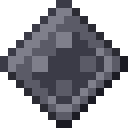
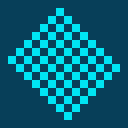
Comparing the layer stacks of the two 128x128 images. Changes:
added layer "Layer #2" (color) above "Layer #1" over [8, 8, 120, 120]
added layer "Layer #1" (hue) above "Layer copy" over [0, 0, 128, 128]
added layer "Layer copy" (saturation, 40%) above "Layer" over [0, 0, 128, 128]
added layer "Layer" (multiply, 50%) above "IronPlate copy" over [0, 0, 128, 128]
added layer "IronPlate copy" above "CrystalSteelPlate" over [0, 0, 128, 128]
hid "CarbonSteelPlate" over [0, 0, 128, 128]
hid "GoldPlate" over [0, 0, 128, 128]
hid "IronPlate" over [0, 0, 128, 128]
